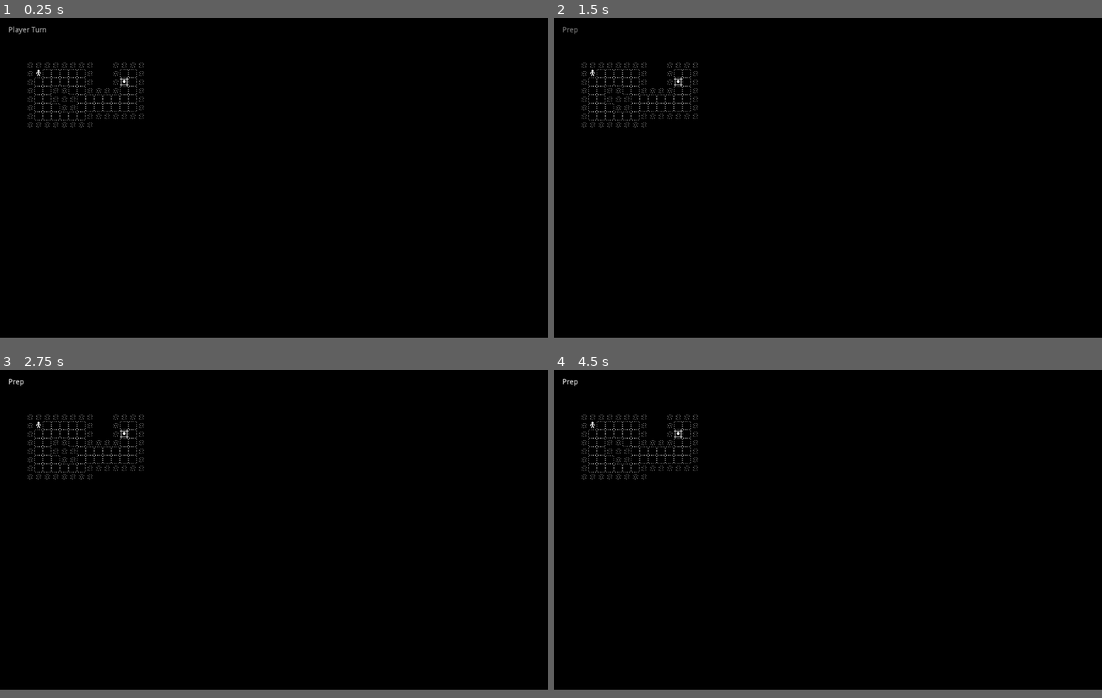
Above: before the commit, frames 1-4 (two rows, left to right).
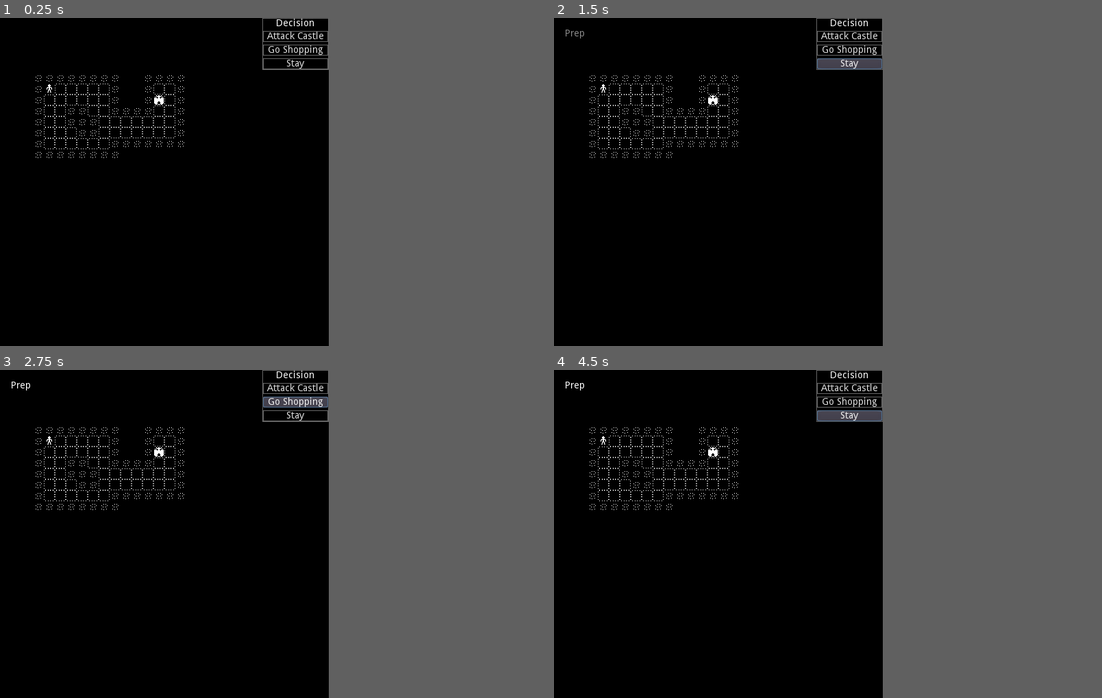
Above: after the commit, the same moments.

Repository: RokaRoka/minimal-auto-battle
Game: Godot game, scene res://Game.tscn
The game is run twice, just before and just after one commit, with the same random seed, the same clock (stepped at 60 frames per second) and the same inputs. The engine's default icon, where the game draws it, is replaced by a stand-in: a white triangle on a blue panel in a dark square.
Inputs (mouse positions are in pixels of both pictures, inside the frame that each line leads up to):
- Up to frame 1 (0.25 s): no input
- Up to frame 2 (1.5 s): click (1047, 34) at 0.5 s, where only the run after the commit has a clickable "Attack Castle"; click (1047, 63) at 1.25 s, where only the run after the commit has a clickable "Stay"
- Up to frame 3 (2.75 s): click (493, 402) at 2 s, where only the run after the commit has a clickable "Go Shopping"
- Up to frame 4 (4.5 s): click (1047, 402) at 2.75 s, where only the run after the commit has a clickable "Go Shopping"; click (1047, 386) at 3.5 s, where only the run after the commit has a clickable "Attack Castle"; click (1047, 415) at 4.25 s, where only the run after the commit has a clickable "Stay"
In our replay, the window is 800x468 before the commit and 480x480 after it. These sizes can differ from the game's own. Grey fills any space a smaller window leaves; there, only what the larger window draws over its background counts as a difference.

The runs differ from the first frame. In frame 1, 1.5% of the frame differs, in the area x 1-60%, y 0-43%; in frame 2, 1.8%; in frame 3, 1.7%; in frame 4, 1.8%.

Commit message:
Castles added!

Diff:
--- a/Game.gd
+++ b/Game.gd
@@ -3,27 +3,33 @@
 onready var grid = $Grid
 onready var testUnit = $Grid/Units/Unit
 onready var turnUIAnim = $UI/TakeTurn/AnimationPlayer
-
+onready var prepUI = $UI/PrepMenu
 
 var turn = "prep"
 var turnQueue = []
 
+var currentCastle
+var castles = []
+
 func _ready():
+	castles = grid.getTilesOfType("Castle")
 	prepTurn()
 
 func prepTurn():
 	turn = "prep"
 	turnUIAnim.stop()
 	turnUIAnim.play("Prep")
+	prepUI.show()
 
 func takePlayerTurn():
 	turn = "player"
 	turnUIAnim.stop()
 	turnUIAnim.play("PlayerTurn")
+	prepUI.hide()
 	turnQueue = get_tree().get_nodes_in_group("player")
 	turnQueue[0].takeTurn()
 
-func _input(event):
+func _unhandled_input(event):
 	if event is InputEventMouseButton:
 		if event.pressed and event.button_index == BUTTON_LEFT:
 			if grid.validPathv(testUnit.position, event.position):
@@ -32,3 +38,12 @@
 		if event.pressed and event.scancode == KEY_SPACE:
 			if turn == "prep":
 				takePlayerTurn()
+
+
+func _on_AtttackBtn_pressed():
+	print("bla;fbaiwueskf!")
+	if castles.empty():
+		return
+	if grid.validPath(testUnit.position, castles.front()):
+		print("Castle is next dest!")
+		testUnit.setDestination(castles.front())
--- a/Game.tscn
+++ b/Game.tscn
@@ -87,7 +87,7 @@
 "values": [ "Player Turn" ]
 }
 
-[sub_resource type="Animation" id=4]
+[sub_resource type="Animation" id=3]
 resource_name = "Prep"
 length = 2.0
 tracks/0/type = "value"
@@ -109,7 +109,7 @@
 tracks/1/imported = false
 tracks/1/enabled = true
 tracks/1/keys = {
-"times": PoolRealArray( 0 ),
+"times": PoolRealArray( 1 ),
 "transitions": PoolRealArray( 1 ),
 "update": 1,
 "values": [ true ]
@@ -127,8 +127,7 @@
 "values": [ "Prep" ]
 }
 
-[sub_resource type="Animation" id=1]
-resource_name = "Show"
+[sub_resource type="Animation" id=4]
 length = 2.0
 tracks/0/type = "value"
 tracks/0/path = NodePath(".:modulate")
@@ -155,26 +154,84 @@
 "values": [ true ]
 }
 
+[sub_resource type="StyleBoxFlat" id=5]
+bg_color = Color( 0, 0, 0, 1 )
+border_width_left = 1
+border_width_top = 1
+border_width_right = 1
+border_width_bottom = 1
+border_blend = true
+
 [node name="Game" type="Node2D"]
 script = ExtResource( 5 )
 
 [node name="UI" type="CanvasLayer" parent="."]
 
 [node name="TakeTurn" type="Label" parent="UI"]
+visible = false
 margin_left = 16.0
 margin_top = 16.0
 margin_right = 100.0
 margin_bottom = 32.0
-text = "Player Turn"
+text = "Prep"
 __meta__ = {
 "_edit_use_anchors_": false
 }
 
 [node name="AnimationPlayer" type="AnimationPlayer" parent="UI/TakeTurn"]
-anims/EnemyTurn = SubResource( 3 )
+anims/EnemyTurn = SubResource( 1 )
 anims/PlayerTurn = SubResource( 2 )
-anims/Prep = SubResource( 4 )
-anims/Show = SubResource( 1 )
+anims/Prep = SubResource( 3 )
+anims/Show = SubResource( 4 )
+
+[node name="PrepMenu" type="PanelContainer" parent="UI"]
+anchor_left = 1.0
+anchor_right = 1.0
+margin_left = -97.0
+margin_bottom = 76.0
+custom_styles/panel = SubResource( 5 )
+__meta__ = {
+"_edit_use_anchors_": false
+}
+
+[node name="VBoxContainer" type="VBoxContainer" parent="UI/PrepMenu"]
+margin_left = 1.0
+margin_top = 1.0
+margin_right = 96.0
+margin_bottom = 75.0
+__meta__ = {
+"_edit_use_anchors_": false
+}
+
+[node name="Label" type="Label" parent="UI/PrepMenu/VBoxContainer"]
+margin_right = 95.0
+margin_bottom = 14.0
+text = "Decision"
+align = 1
+__meta__ = {
+"_edit_use_anchors_": false
+}
+
+[node name="AtttackBtn" type="Button" parent="UI/PrepMenu/VBoxContainer"]
+margin_top = 18.0
+margin_right = 95.0
+margin_bottom = 34.0
+custom_styles/normal = SubResource( 5 )
+text = "Attack Castle"
+
+[node name="ShopBtn" type="Button" parent="UI/PrepMenu/VBoxContainer"]
+margin_top = 38.0
+margin_right = 95.0
+margin_bottom = 54.0
+custom_styles/normal = SubResource( 5 )
+text = "Go Shopping"
+
+[node name="StayBtn" type="Button" parent="UI/PrepMenu/VBoxContainer"]
+margin_top = 58.0
+margin_right = 95.0
+margin_bottom = 74.0
+custom_styles/normal = SubResource( 5 )
+text = "Stay"
 
 [node name="Grid" type="Node2D" parent="."]
 script = ExtResource( 1 )
@@ -187,7 +244,7 @@
 cell_size = Vector2( 16, 16 )
 cell_custom_transform = Transform2D( 16, 0, 0, 16, 0, 0 )
 format = 1
-tile_data = PoolIntArray( 327683, 0, 0, 327684, 0, 0, 327685 …(396 unchanged characters)…  0, 458762, 0, 0, 458765, 0, 0, 458766, 1, 0, 458767, 2, 0, 458768, 0, 0, 524291, …(889 unchanged characters)…
+tile_data = PoolIntArray( 327683, 0, 0, 327684, 0, 0, 327685 …(396 unchanged characters)…  0, 458762, 0, 0, 458765, 0, 0, 458766, 3, 0, 458767, 2, 0, 458768, 0, 0, 524291, …(889 unchanged characters)…
 __meta__ = {
 "_edit_lock_": true
 }
@@ -214,3 +271,4 @@
 region_enabled = true
 region_rect = Rect2( 16, 16, 16, 16 )
 script = ExtResource( 4 )
+[connection signal="pressed" from="UI/PrepMenu/VBoxContainer/AtttackBtn" to="." method="_on_AtttackBtn_pressed"]
--- a/Grid.gd
+++ b/Grid.gd
@@ -80,6 +80,16 @@
 	var astarId2 = cellPos2.x + (cellPos2.y * gridRect.size.x)
 	return Array(astar.get_point_path(astarId1, astarId2))
 
+func getPath(cellPos1, cellPos2):
+	if !validPath(cellPos1, cellPos2):
+		return []
+
+	cellPos1 -= gridRect.position
+	cellPos2 -= gridRect.position
+	var astarId1 = cellPos1.x + (cellPos1.y * gridRect.size.x)
+	var astarId2 = cellPos2.x + (cellPos2.y * gridRect.size.x)
+	return Array(astar.get_point_path(astarId1, astarId2))
+
 func getGridPos(posv):
 	return tileMap.world_to_map(posv) - gridRect.position
 
@@ -89,7 +99,9 @@
 func validPathv(cellPosv1, cellPosv2):
 	var cellPos1 = tileMap.world_to_map(cellPosv1)
 	var cellPos2 = tileMap.world_to_map(cellPosv2)
+	return validPath(cellPos1, cellPos2)
 
+func validPath(cellPos1, cellPos2):
 	#return blank array for out of bound paths
 	if !gridRect.has_point(cellPos1) or !gridRect.has_point(cellPos2):
 		return false
@@ -106,5 +118,11 @@
 	var tiletype = getTileName(cell)
 	if !tiletype == "Walkable":
 		return false
+	return true
 
-	return true
+func getTilesOfType(name):
+	# first, get the id of name
+	var id = tileMap.tile_set.find_tile_by_name(name)
+	if id == null:
+		return null
+	return tileMap.get_used_cells_by_id(id)
--- a/Tiles/TileSet.tres
+++ b/Tiles/TileSet.tres
@@ -1,7 +1,6 @@
 [gd_resource type="TileSet" load_steps=2 format=2]
 
 [ext_resource path="res://Tiles/nav_test.png" type="Texture" id=1]
-
 
 [resource]
 0/name = "Empty"
@@ -46,3 +45,17 @@
 2/shape_one_way_margin = 0.0
 2/shapes = [  ]
 2/z_index = 0
+3/name = "Castle"
+3/texture = ExtResource( 1 )
+3/tex_offset = Vector2( 0, 0 )
+3/modulate = Color( 1, 1, 1, 1 )
+3/region = Rect2( 32, 16, 16, 16 )
+3/tile_mode = 0
+3/occluder_offset = Vector2( 0, 0 )
+3/navigation_offset = Vector2( 0, 0 )
+3/shape_offset = Vector2( 0, 0 )
+3/shape_transform = Transform2D( 1, 0, 0, 1, 0, 0 )
+3/shape_one_way = false
+3/shape_one_way_margin = 0.0
+3/shapes = [  ]
+3/z_index = 0
--- a/project.godot
+++ b/project.godot
@@ -26,6 +26,8 @@
 
 [display]
 
+window/size/width=480
+window/size/height=480
 window/size/resizable=false
 
 [rendering]
Not shown: 2 places in Game.tscn that only renumber resources
